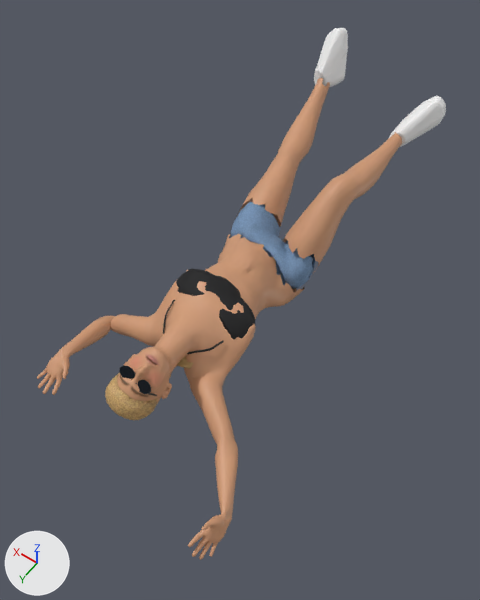
A saved change to the glTF model characters/exports/aussie_girl.glb.
Both versions are drawn from a camera (50 mm lens) standing at (-0.833, 1.791, 1.869) and looking at (-0.032, 0.669, 0.105). Every picture has the same lights, and +X, +Y and +Z are marked at lower left. The older version comes first. Both versions are drawn at frame 30 of the action 'die'; the numbers are the values there. Vertices at exactly the same position are counted once.

The first picture shows 'aussie_girl_body_dressed', 'crop_top.001', 'denim_shorts.001', 'hair.001', 'sneaker_l.001', 'sneaker_r.001' and 5 more.
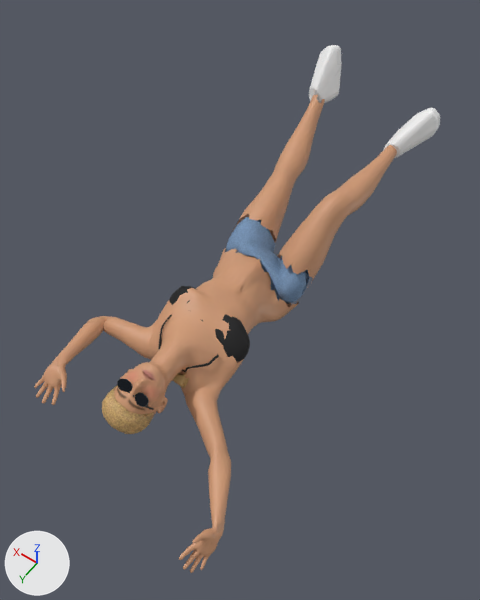
Boxes [x1, y1, x2, y2] around the edits, measured in the pictures (480 x 600 px; the box of a moved part takes in the faces that stretch with it):
'aussie_girl_body_dressed', reshaped: before [37, 78, 402, 560]; after [34, 95, 397, 573]
'denim_shorts.001', reshaped: before [231, 202, 315, 289]; after [226, 217, 310, 304]
'crop_top.001', reshaped: before [176, 268, 255, 340]; after [169, 286, 250, 363]
'sneaker_l.001', reshaped: before [314, 28, 348, 87]; after [309, 45, 342, 103]
'sneaker_r.001', moved: before [388, 96, 446, 147]; after [383, 107, 440, 158]
'hair.001', reshaped: before [105, 372, 171, 420]; after [102, 385, 167, 434]
part 1 of me_aussie_girl_body_013, moved or reshaped: before [283, 132, 402, 271]; after [277, 144, 397, 286]
part 2 of me_aussie_girl_body_013, moved or reshaped: before [236, 78, 330, 227]; after [232, 95, 325, 242]
part 3 of me_aussie_girl_body_013, moved or reshaped: before [37, 234, 305, 560]; after [34, 248, 299, 573]

Patch to the scene script:
```diff
--- a/characters/exports/aussie_girl.glb.py
+++ b/characters/exports/aussie_girl.glb.py
@@ me_aussie_girl_body_013 @@
-me_aussie_girl_body_013.from_pydata(...)  # 4325 vertices, 8504 faces; spans x -0.43..0.36, y -0.28..1.4, z -0.03..0.38
+me_aussie_girl_body_013.from_pydata(...)  # 4325 vertices, 8504 faces; spans x -0.43..0.38, y -0.25..1.43, z -0.08..0.33
+# me_aussie_girl_body_013 part 1: the loose piece of 298 vertices spanning x -0.2..-0.01, y -0.17..0.46, z 0.08..0.38 is multiplied about its middle by the matrix ((1.01, -0.002, -0.004), (0.002, 1.009, 0.032), (0.003, -0.032, 1.009)), then moved by (0.0, 0.03, -0.05)
+# me_aussie_girl_body_013 part 2: the loose piece of 298 vertices spanning x 0.03..0.26, y -0.28..0.41, z 0.08..0.36 is moved by (0.0, 0.02, -0.06)
+# me_aussie_girl_body_013 part 3: 3729 of 4325 vertices moved; they spanned x -0.43..0.36, y 0.41..1.4, z -0.03..0.27 and now span x -0.43..0.38, y 0.44..1.43, z -0.08..0.22; mean shift (0.0, 0.03, -0.04); largest move (0.01, 0.93, 0.13) -> (0.01, 0.96, 0.05)
 me_aussie_girl_body_013.materials.append(mat_skin_aussie_girl_body)
@@ me_aussie_girl_body_011 @@
-me_aussie_girl_body_011.from_pydata(...)  # 450 vertices, 900 faces; spans x -0.166..0.149, y 0.705..0.915, z 0.021..0.25
+me_aussie_girl_body_011.from_pydata(...)  # 450 vertices, 900 faces; spans x -0.172..0.183, y 0.726..0.945, z -0.059..0.189
+# me_aussie_girl_body_011 part 4: 450 of 450 vertices moved; they spanned x -0.166..0.149, y 0.705..0.915, z 0.021..0.25 and now span x -0.172..0.183, y 0.726..0.945, z -0.059..0.189; mean shift (0.01, 0.033, -0.064)
 me_aussie_girl_body_011.materials.append(mat_cloth_crop_141416)
@@ me_aussie_girl_body_012 @@
-me_aussie_girl_body_012.from_pydata(...)  # 448 vertices, 900 faces; spans x -0.169..0.177, y 0.312..0.511, z -0.021..0.23
+me_aussie_girl_body_012.from_pydata(...)  # 448 vertices, 900 faces; spans x -0.168..0.178, y 0.337..0.542, z -0.075..0.175
+# me_aussie_girl_body_012 part 5: 448 of 448 vertices moved; they spanned x -0.169..0.177, y 0.312..0.511, z -0.021..0.23 and now span x -0.168..0.178, y 0.337..0.542, z -0.075..0.175; mean shift (0.001, 0.029, -0.056)
 me_aussie_girl_body_012.materials.append(mat_cloth_denim_shorts_7f9fc4)
@@ me_aussie_girl_body_008 @@
-me_aussie_girl_body_008.from_pydata(...)  # 902 vertices, 1800 faces; spans x -0.064..0.09, y 1.02..1.242, z 0.037..0.207
+me_aussie_girl_body_008.from_pydata(...)  # 902 vertices, 1800 faces; spans x -0.064..0.09, y 1.047..1.268, z -0.007..0.167
+# me_aussie_girl_body_008 part 6: 902 of 902 vertices moved; they spanned x -0.064..0.09, y 1.02..1.242, z 0.037..0.207 and now span x -0.064..0.09, y 1.047..1.268, z -0.007..0.167; mean shift (0.0, 0.028, -0.044)
 me_aussie_girl_body_008.materials.append(mat_hairbaked_ponytail_c9a46a)
@@ me_sneaker_002 @@
-me_sneaker_002.from_pydata(...)  # 352 vertices, 700 faces; spans x 0.189..0.302, y -0.411..-0.245, z 0.281..0.496
+me_sneaker_002.from_pydata(...)  # 352 vertices, 700 faces; spans x 0.194..0.307, y -0.383..-0.219, z 0.22..0.435
+# me_sneaker_002 part 7: the whole mesh is multiplied about its middle by the matrix ((0.999, -0.033, 0.002), (0.033, 0.999, 0.006), (-0.002, -0.006, 1.0)), then moved by (0.003, 0.027, -0.061)
 me_sneaker_002.materials.append(mat_sneakerupper_f4f4f4)
@@ me_sneaker_003 @@
-me_sneaker_003.from_pydata(...)  # 352 vertices, 700 faces; spans x -0.267..-0.113, y -0.291..-0.146, z 0.248..0.441
+me_sneaker_003.from_pydata(...)  # 352 vertices, 700 faces; spans x -0.266..-0.112, y -0.263..-0.118, z 0.215..0.408
+# me_sneaker_003 part 8: the whole mesh is moved by (0.001, 0.028, -0.034)
 me_sneaker_003.materials.append(mat_sneakerupper_f4f4f4)
```
